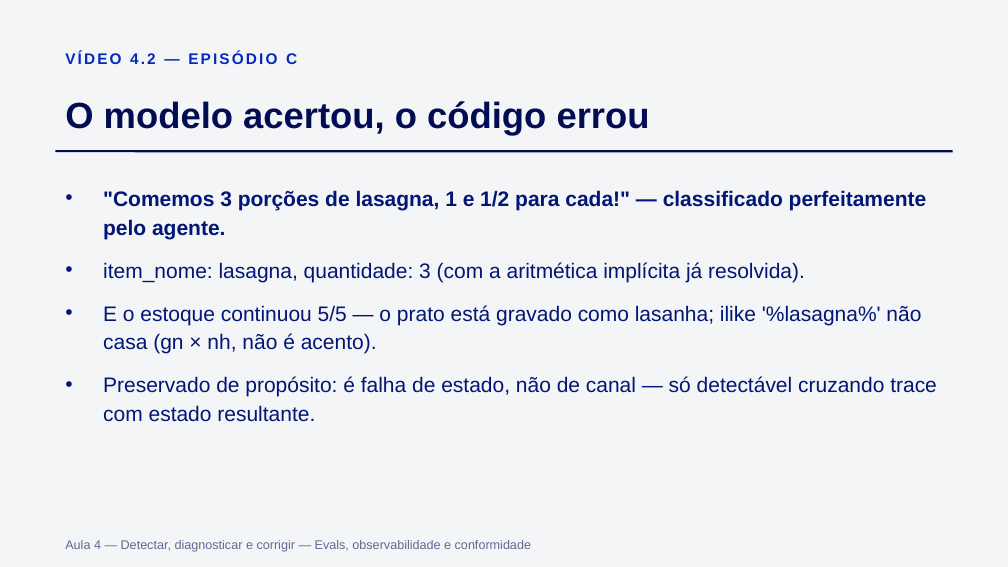
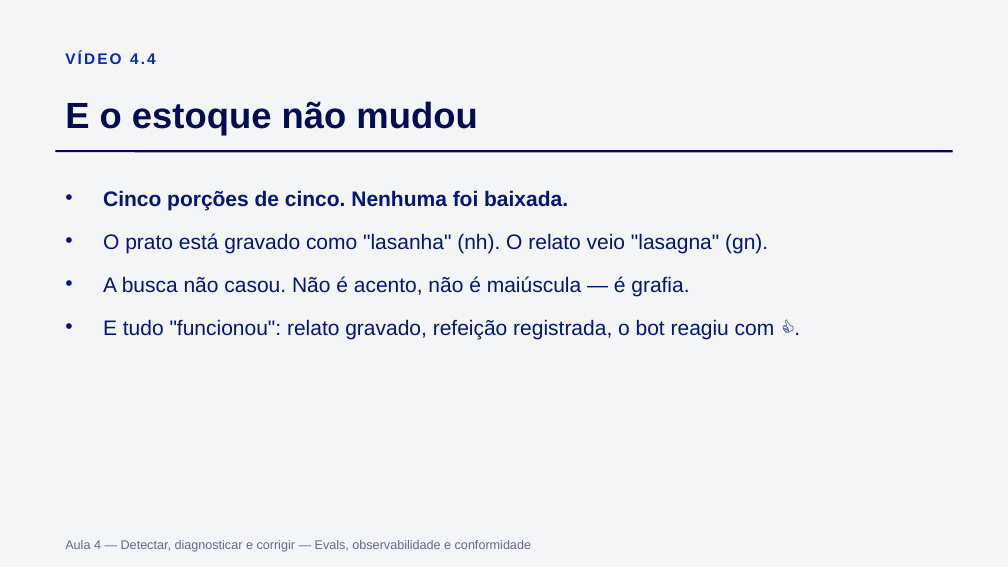
Before and after one commit to Djegao/alura-produto-ficticio, a slide deck: slide 21 of slides/aula4.pptx (slide 9 before the commit). Drawn at 1008x567 pixels with LibreOffice and Linux fonts; fonts in the diff are those of the drawing. Boxes give left, top, right and bottom in pixels: in the first picture for what was removed or moved away, otherwise in the second. Text is boxed around its words. In the diff, an @@ line names an element or a change of style, - is before the commit and + after.

```diff
--- a/slides/aula4.pptx
+++ b/slides/aula4.pptx
@@ text at (65,51,156,64): text changed @@
-VÍDEO 4.2 — EPISÓDIO C
+VÍDEO 4.4
@@ text at (65,101,477,135): text changed @@
-O modelo acertou, o código errou
+E o estoque não mudou
@@ text at (103,190,775,339): text changed @@
-• "Comemos 3 porções de lasagna, 1 e 1/2 para cada!" — classificado perfeitamente pelo agente.
-• item_nome: lasagna, quantidade: 3 (com a aritmética implícita já resolvida).
-• E o estoque continuou 5/5 — o prato está gravado como lasanha; ilike '%lasagna%' não casa (gn × nh, não é acento).
-• Preservado de propósito: é falha de estado, não de canal — só detectável cruzando trace com estado resultante.
+• Cinco porções de cinco. Nenhuma foi baixada.
+• O prato está gravado como "lasanha" (nh). O relato veio "lasagna" (gn).
+• A busca não casou. Não é acento, não é maiúscula — é grafia.
+• E tudo "funcionou": relato gravado, refeição registrada, o bot reagiu com 👍.
```
Also in this commit, not shown: 12 other slides changed, 8 slides added, 1 slide removed, 7 other files.
